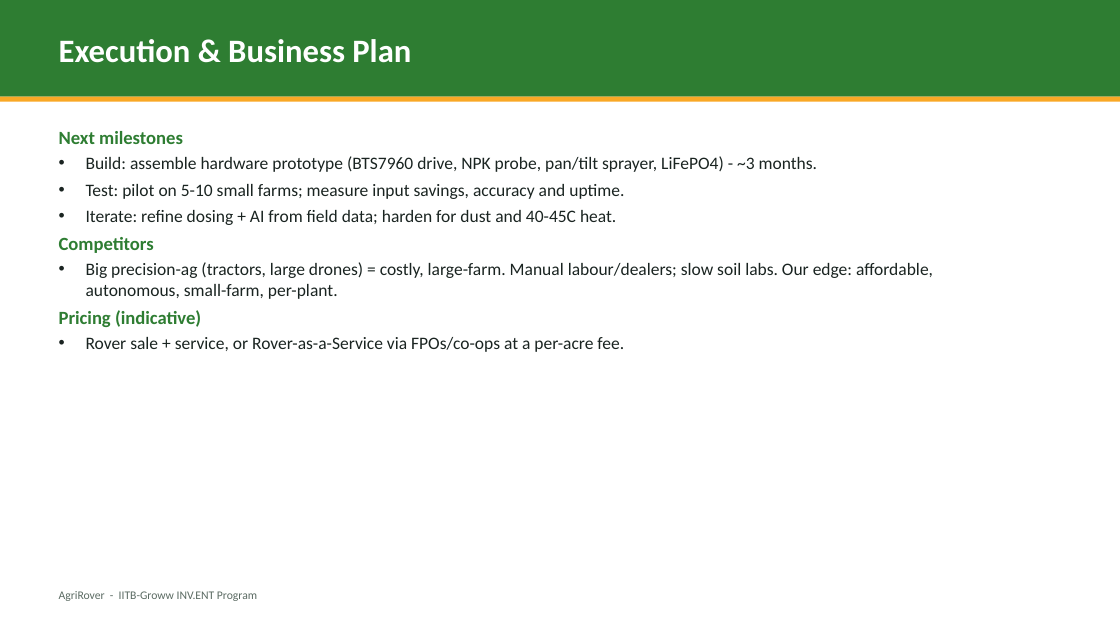
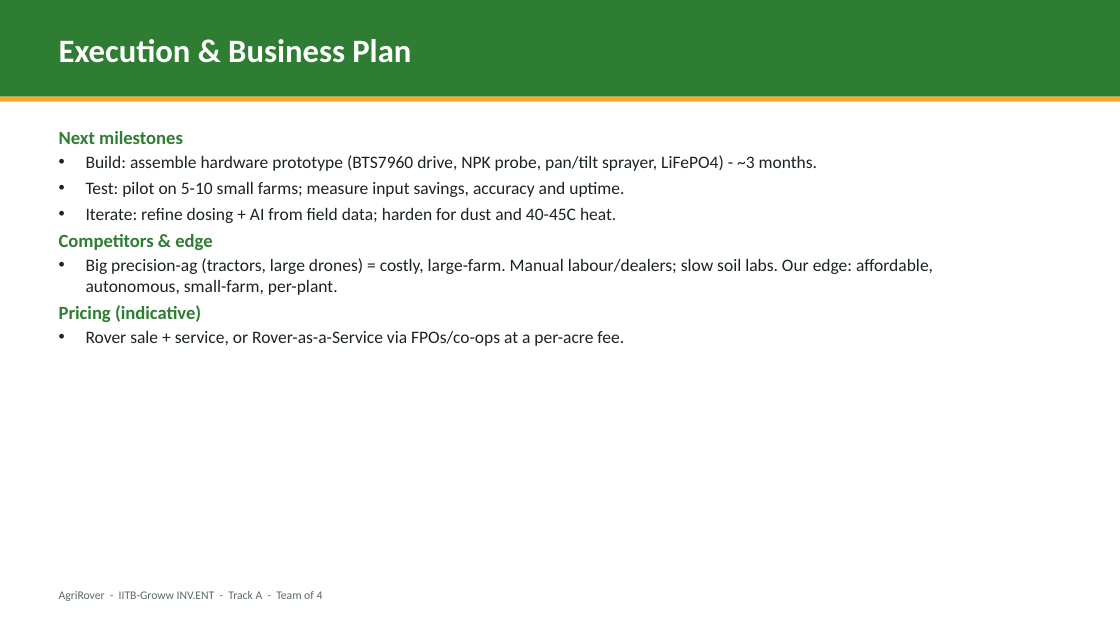
Before and after one commit to aman123825/agrobot, a slide deck: slide 6 of AgriRover_Pitch.pptx (slide 5 before the commit). Drawn at 1120x630 pixels with LibreOffice and Linux fonts; fonts in the diff are those of the drawing. Boxes give left, top, right and bottom in pixels: in the first picture for what was removed or moved away, otherwise in the second. Text is boxed around its words. In the diff, an @@ line names an element or a change of style, - is before the commit and + after.

Commit message:
Expand deck: add 'What we've built' traction slide, team-of-4, real costed BOM budget

```diff
--- a/AgriRover_Pitch.pptx
+++ b/AgriRover_Pitch.pptx
@@ text at [59,234,212,250]: text changed @@
-Competitors
+Competitors & edge
@@ text at [59,591,323,601]: text changed @@
-AgriRover - IITB-Groww INV.ENT Program
+AgriRover - IITB-Groww INV.ENT - Track A - Team of 4
```
Also in this commit, not shown: 4 other slides changed, 3 slides added, 2 slides removed.
